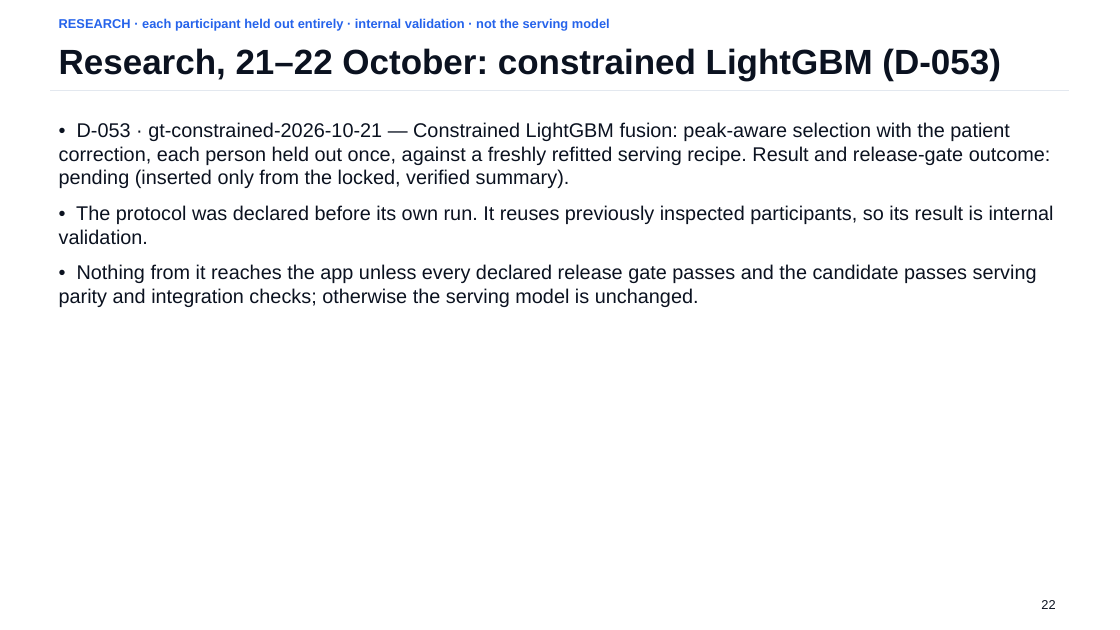
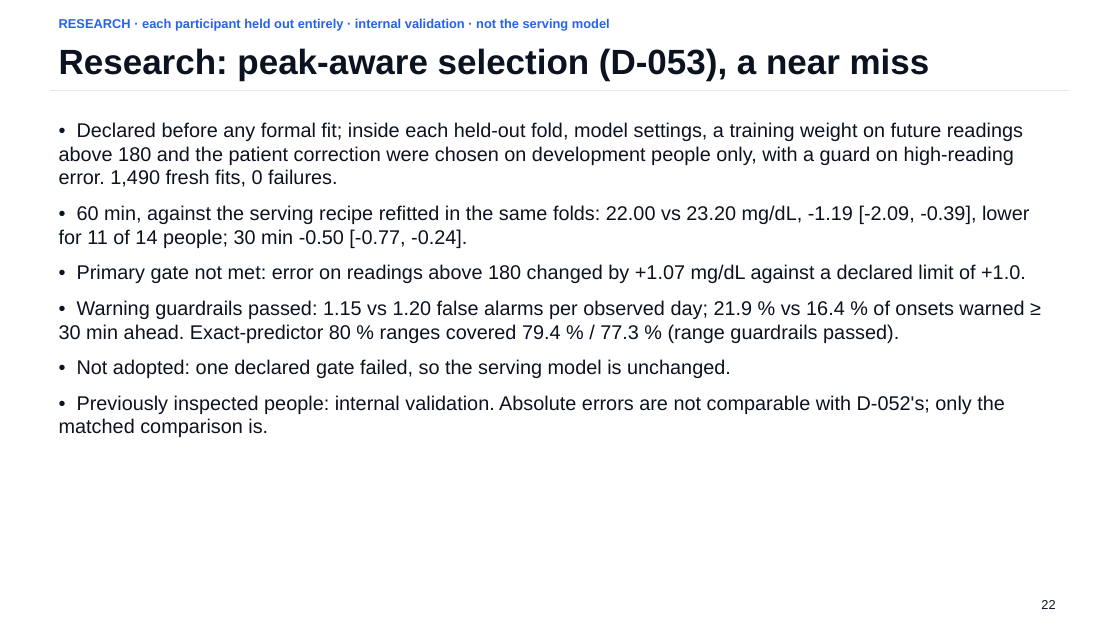
Before and after one commit to Avi36005/DigitalTwin-Challenge-Kryptonite, a slide deck: slide 22 of docs/submission/GlucoTwin_Presentation.pptx. Drawn at 1120x630 pixels with LibreOffice and Linux fonts; fonts in the diff are those of the drawing. Boxes give left, top, right and bottom in pixels: in the first picture for what was removed or moved away, otherwise in the second. Text is boxed around its words. In the diff, an @@ line names an element or a change of style, - is before the commit and + after.

Commit message:
submission: D-053 result (primary gate not met, not adopted) in README, deck, script and judge guide from its locked summary; evidence manifest checks D-053 and D-054 with artifact hashes; recording checklist

```diff
--- a/docs/submission/GlucoTwin_Presentation.pptx
+++ b/docs/submission/GlucoTwin_Presentation.pptx
@@ text at [59, 48, 930, 81]: text changed @@
-Research, 21–22 October: constrained LightGBM (D-053)
+Research: peak-aware selection (D-053), a near miss
@@ text at [59, 122, 1029, 437]: text changed @@
-• D-053 · gt-constrained-2026-10-21 — Constrained LightGBM fusion: peak-aware selection with the patient correction, each person held out once, against a freshly refitted serving recipe. Result and release-gate outcome: pending (inserted only from the locked, verified summary).
-• The protocol was declared before its own run. It reuses previously inspected participants, so its result is internal validation.
-• Nothing from it reaches the app unless every declared release gate passes and the candidate passes serving parity and integration checks; otherwise the serving model is unchanged.
+• Declared before any formal fit; inside each held-out fold, model settings, a training weight on future readings above 180 and the patient correction were chosen on development people only, with a guard on high-reading error. 1,490 fresh fits, 0 failures.
+• 60 min, against the serving recipe refitted in the same folds: 22.00 vs 23.20 mg/dL, -1.19 [-2.09, -0.39], lower for 11 of 14 people; 30 min -0.50 [-0.77, -0.24].
+• Primary gate not met: error on readings above 180 changed by +1.07 mg/dL against a declared limit of +1.0.
+• Warning guardrails passed: 1.15 vs 1.20 false alarms per observed day; 21.9 % vs 16.4 % of onsets warned ≥ 30 min ahead. Exact-predictor 80 % ranges covered 79.4 % / 77.3 % (range guardrails passed).
+• Not adopted: one declared gate failed, so the serving model is unchanged.
+• Previously inspected people: internal validation. Absolute errors are not comparable with D-052's; only the matched comparison is.
```
Also in this commit, not shown: 1 other slide changed, 13 other files.
